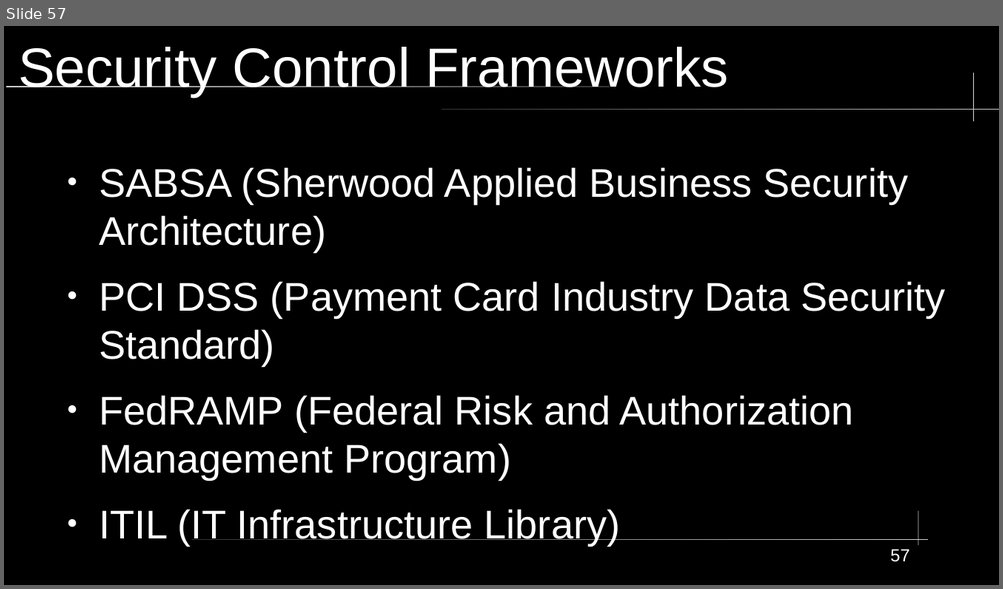
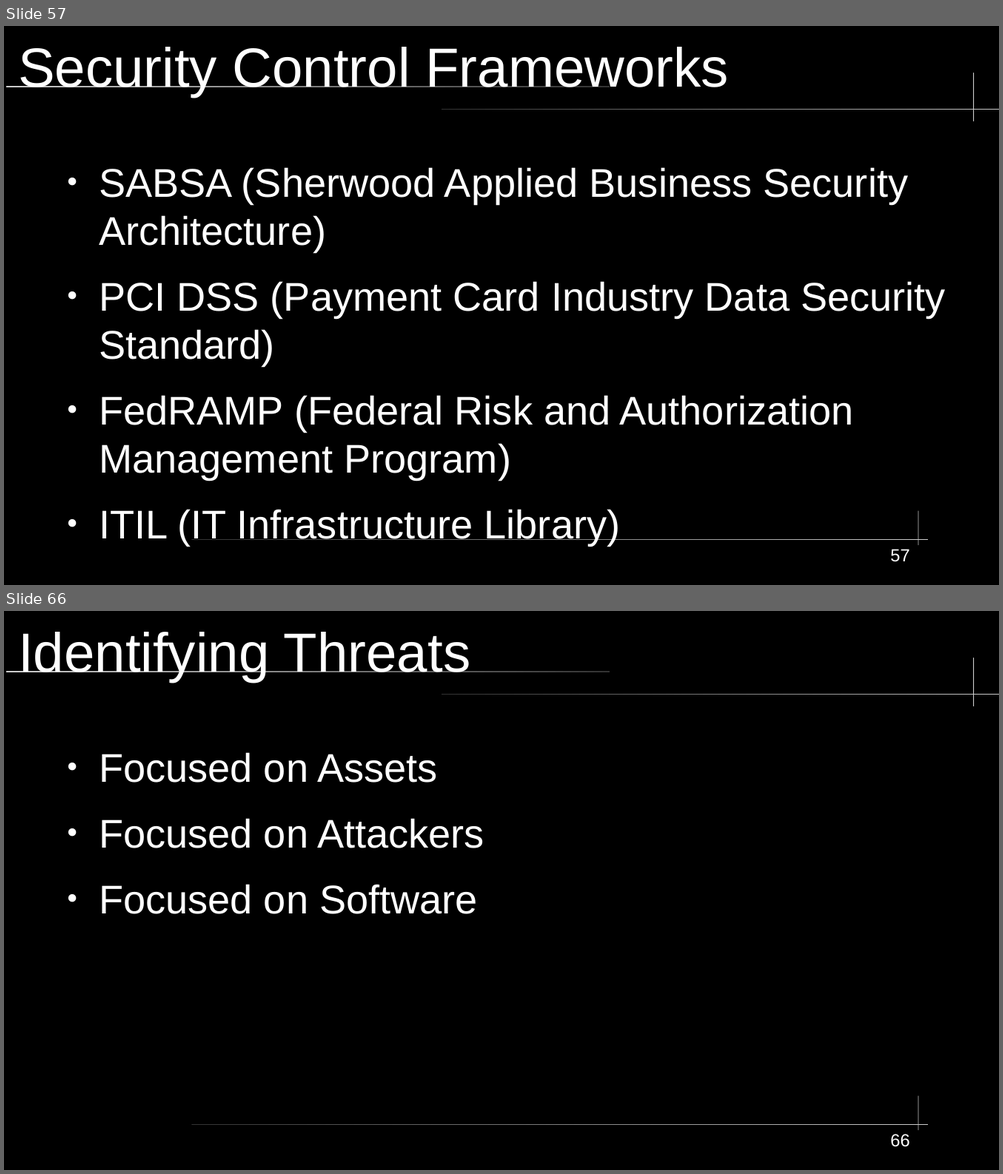
Before and after one commit to City-Colleges-of-Chicago-Cybersecurity/COMPSFI-214, a slide deck: 2026/Spring/powerpoints/Chapter-01-Security-Governance-Through-Principles-and-Policies.odp. Shown one above the other, each under a label of ours: slide 57 before the commit, slides 57 and 66 after it; the slides between them are not shown. The pictures are 1003x589 and 1003x1174 pixels, drawn with LibreOffice and Linux fonts; fonts in the diff are those of the drawing. Boxes give left, top, right and bottom in pixels: in the first picture for what was removed or moved away, otherwise in the second. Text is boxed around its words. In the diff, an @@ line names an element or a change of style, - is before the commit and + after.

```diff
--- a/2026/Spring/powerpoints/Chapter-01-Security-Governance-Through-Principles-and-Policies.odp
+++ b/2026/Spring/powerpoints/Chapter-01-Security-Governance-Through-Principles-and-Policies.odp
@@ slide 66 added at <box>4,611,999,1170</box>, background #000000; not listed: 5 template elements that a slide beside it also shows @@
@@ title added at <box>18,632,470,682</box>, 44 pt, text #FFFFFF @@
+Identifying Threats
@@ text added at <box>99,752,484,914</box>, 32 pt, text #FFFFFF @@
+● Focused on Assets
+● Focused on Attackers
+● Focused on Software
@@ page number added at <box>890,1134,909,1147</box>, 14 pt, text #FFFFFF @@
+66
```
Also in this commit, not shown: 2 slides changed, 11 other slides added.
